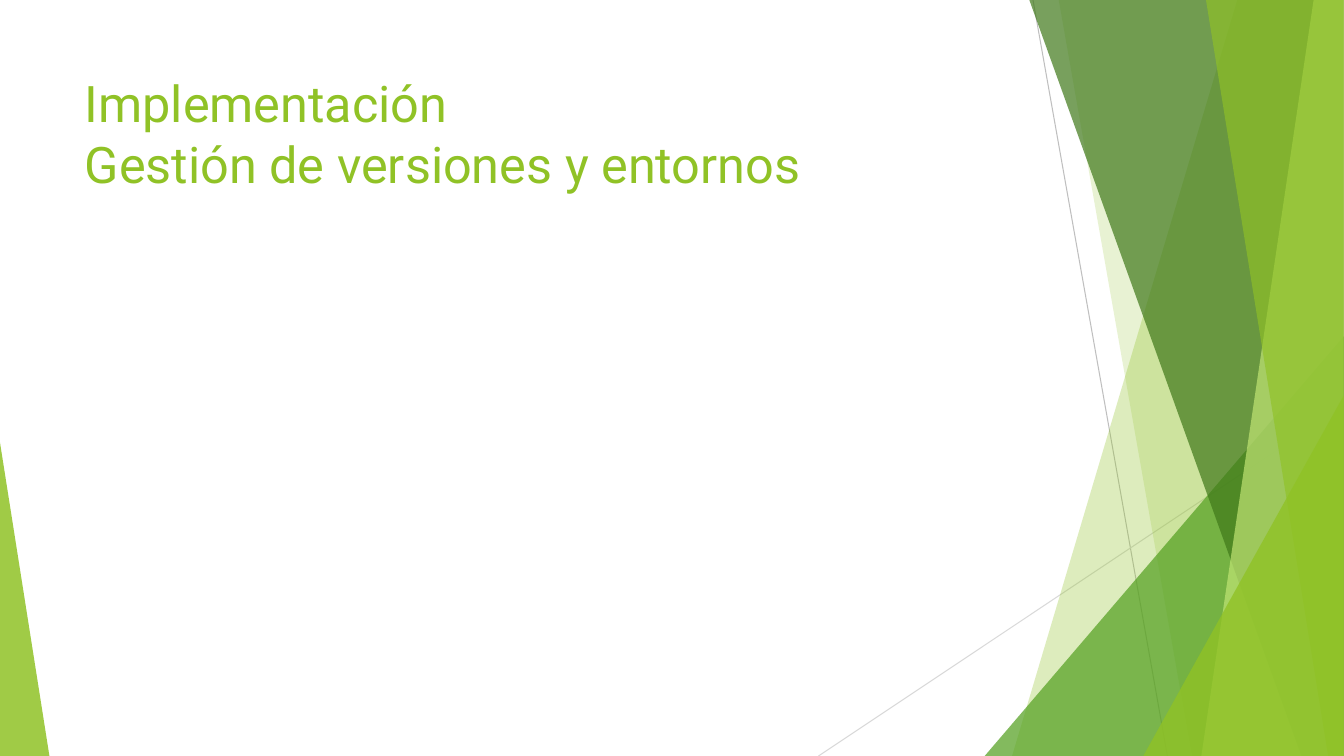
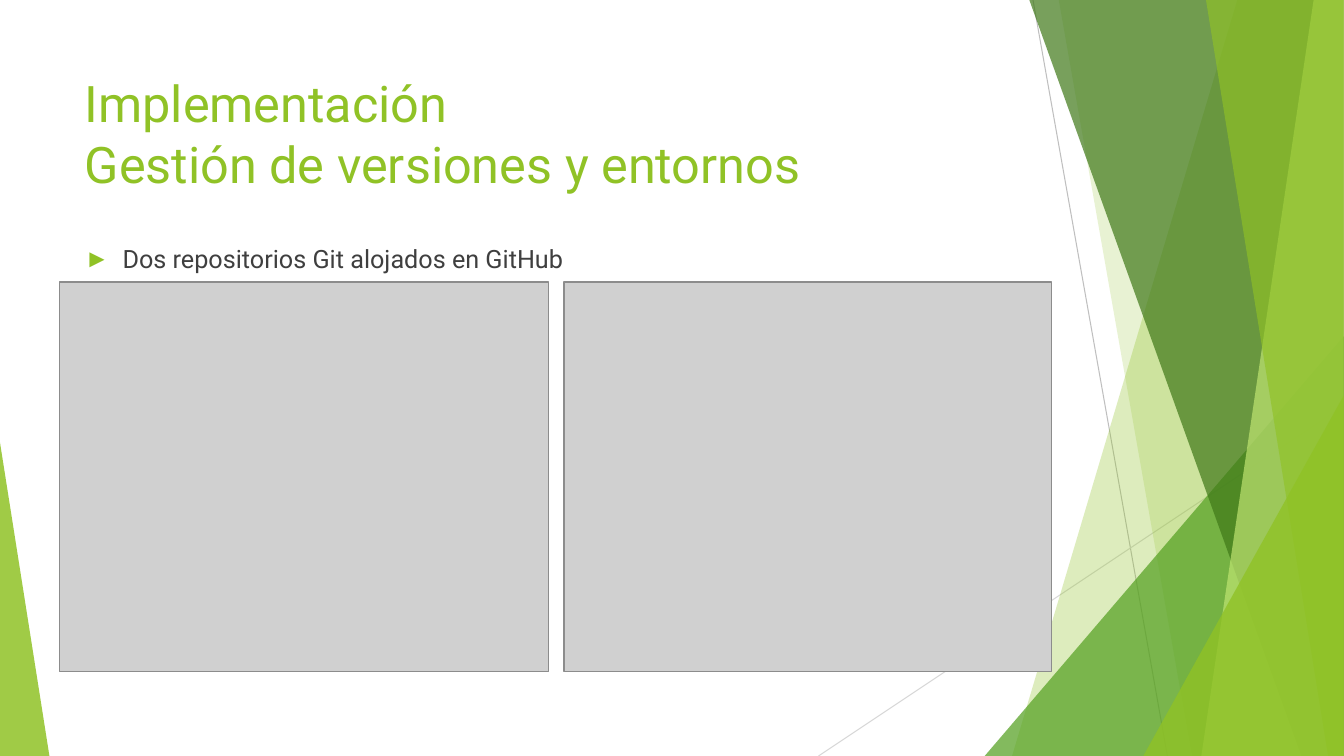
Before and after one commit to jojube95/piset, a slide deck: slide 12 of entregables/presentation/Análisis y desarrollo de una aplicación de gestión de tareas para grupos.pptx (slide 13 before the commit). Drawn at 1344x756 pixels with LibreOffice and Linux fonts; fonts in the diff are those of the drawing; grey boxes stand for pictures. Boxes give left, top, right and bottom in pixels: in the first picture for what was removed or moved away, otherwise in the second. Text is boxed around its words. In the diff, an @@ line names an element or a change of style, - is before the commit and + after.

```diff
--- a/entregables/presentation/Análisis y desarrollo de una aplicación de gestión de tareas para grupos.pptx
+++ b/entregables/presentation/Análisis y desarrollo de una aplicación de gestión de tareas para grupos.pptx
@@ freeform shape at [1029, 0, 1344, 756]: fill #3F7819 at 70% opacity to #3F7818 at 70% opacity @@
@@ text added at [123, 249, 563, 274], 18 pt, text #3F3F3F @@
+► Dos repositorios Git alojados en GitHub
@@ picture added at [59, 282, 548, 673] @@
@@ picture added at [565, 282, 1053, 671] @@
@@ line (1344, 406) - (819, 756): stroke #D9D9D9 0.75 pt to #D8D8D8 0.75 pt @@
```
Also in this commit, not shown: 18 other slides changed, 4 slides added, 3 slides removed.
